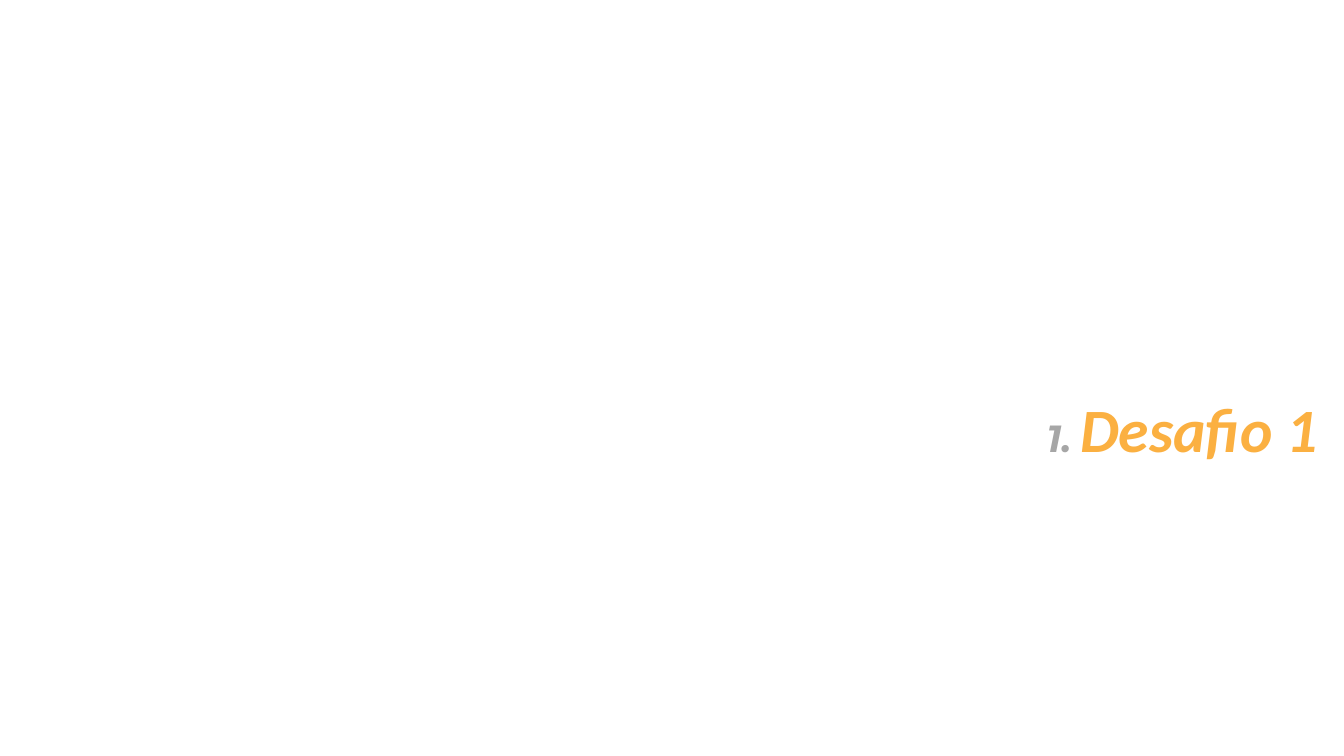
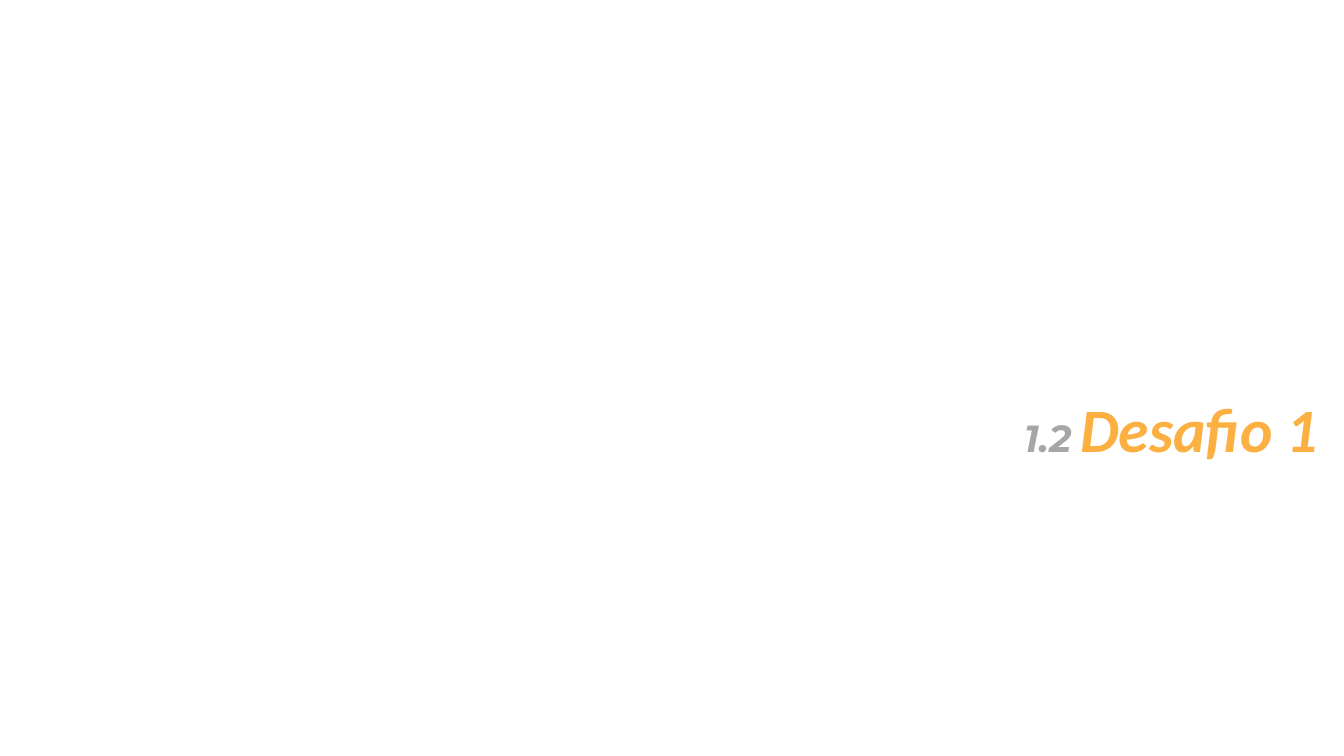
Before and after one commit to marcoslimaqa/cwi-automation-training, a slide deck: slide 37 of arquivos-treinamento/Treinamento Automação CWI - Aula 2.pptx (slide 15 before the commit). Drawn at 1344x756 pixels with LibreOffice and Linux fonts; fonts in the diff are those of the drawing; background and template pictures are left out; a plain dark background stands for a picture behind light text. Boxes give left, top, right and bottom in pixels: in the first picture for what was removed or moved away, otherwise in the second. Text is boxed around its words. In the diff, an @@ line names an element or a change of style, - is before the commit and + after.

```diff
--- a/arquivos-treinamento/Treinamento Automação CWI - Aula 2.pptx
+++ b/arquivos-treinamento/Treinamento Automação CWI - Aula 2.pptx
@@ title at box(1024, 408, 1317, 460): text changed @@
-1. Desafio 1
+1.2 Desafio 1
```
Also in this commit, not shown: 6 other slides changed, 29 slides added, 4 slides removed.
